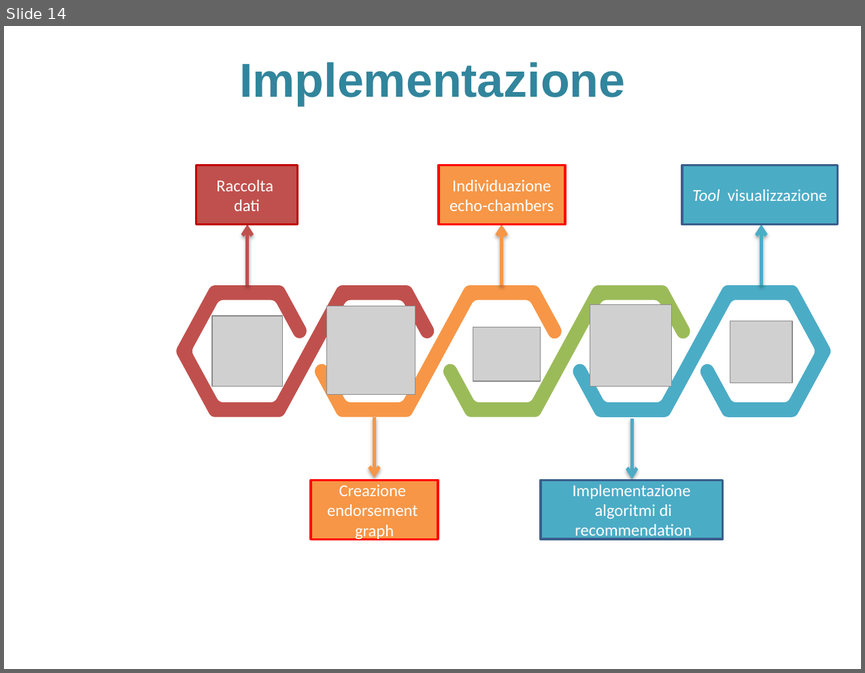
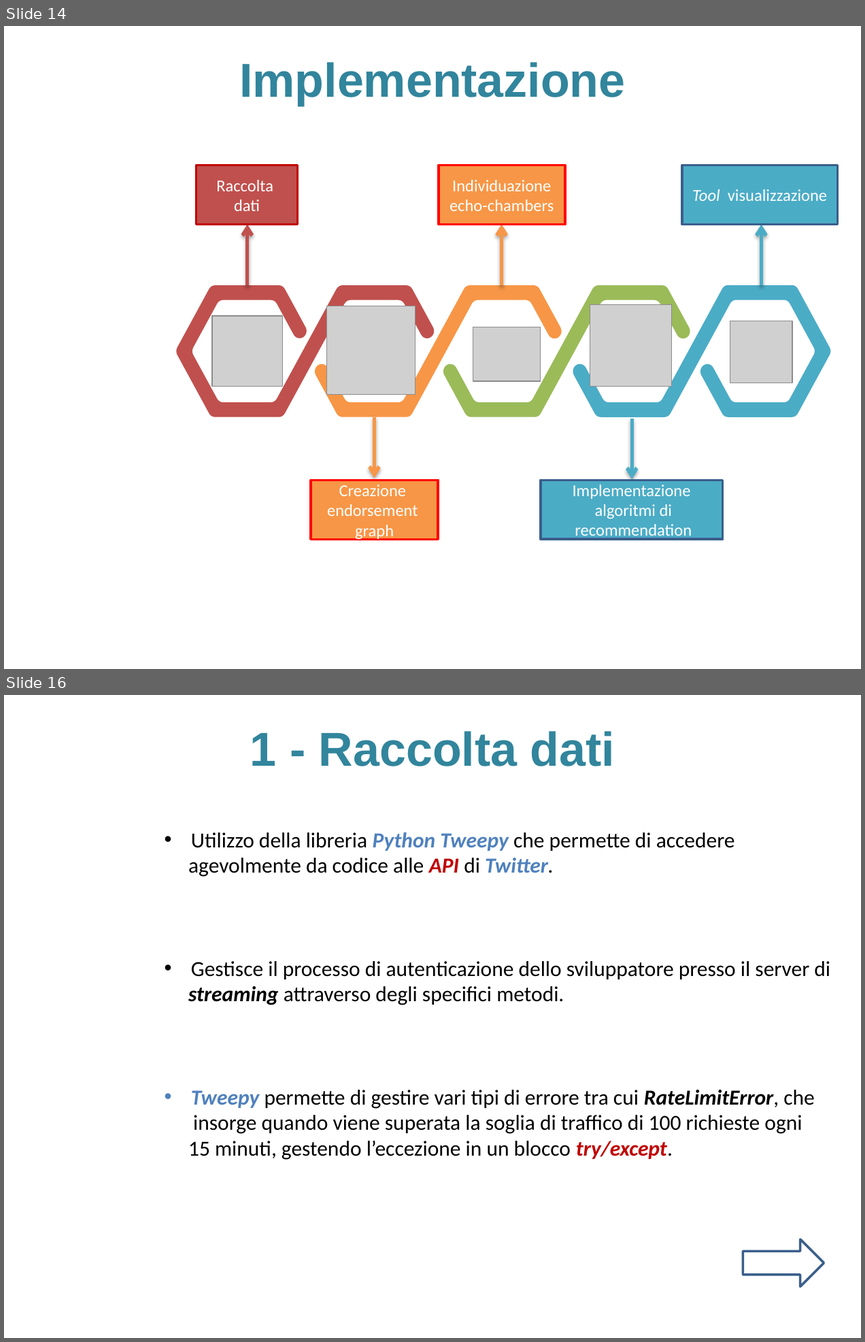
Before and after one commit to sidious1991/TesiLatex, a slide deck: PRESENTAZIONE_TESI/presentazione_agostini_stefano.pptx. Shown one above the other, each under a label of ours: slide 14 before the commit, slides 14 and 16 after it; the slides between them are not shown. The pictures are 865x673 and 865x1342 pixels, drawn with LibreOffice and Linux fonts; fonts in the diff are those of the drawing; grey boxes stand for pictures; background and template pictures are left out. Boxes give left, top, right and bottom in pixels: in the first picture for what was removed or moved away, otherwise in the second. Text is boxed around its words. In the diff, an @@ line names an element or a change of style, - is before the commit and + after.

Commit message:
raccolta dati

```diff
--- a/PRESENTAZIONE_TESI/presentazione_agostini_stefano.pptx
+++ b/PRESENTAZIONE_TESI/presentazione_agostini_stefano.pptx
@@ slide 16 added at bbox=[4, 695, 861, 1338], background picture (left out) @@
@@ title added at bbox=[250, 731, 615, 766], 40 pt, text #31859C, bold @@
+1 - Raccolta dati
@@ text added at bbox=[188, 832, 830, 1159], 18 pt, text #000000 @@
+• Utilizzo della libreria Python Tweepy che permette di accedere
+agevolmente da codice alle API di Twitter.
+• Gestisce il processo di autenticazione dello sviluppatore presso il server di
+streaming attraverso degli specifici metodi.
+• Tweepy permette di gestire vari tipi di errore tra cui RateLimitError, che
+insorge quando viene superata la soglia di traffico di 100 richieste ogni
+15 minuti, gestendo l’eccezione in un blocco try/except.
@@ right arrow added at bbox=[742, 1239, 823, 1286], outline #3A5F8C 2 pt @@
```
Also in this commit, not shown: 1 slide changed, 3 other slides added.
